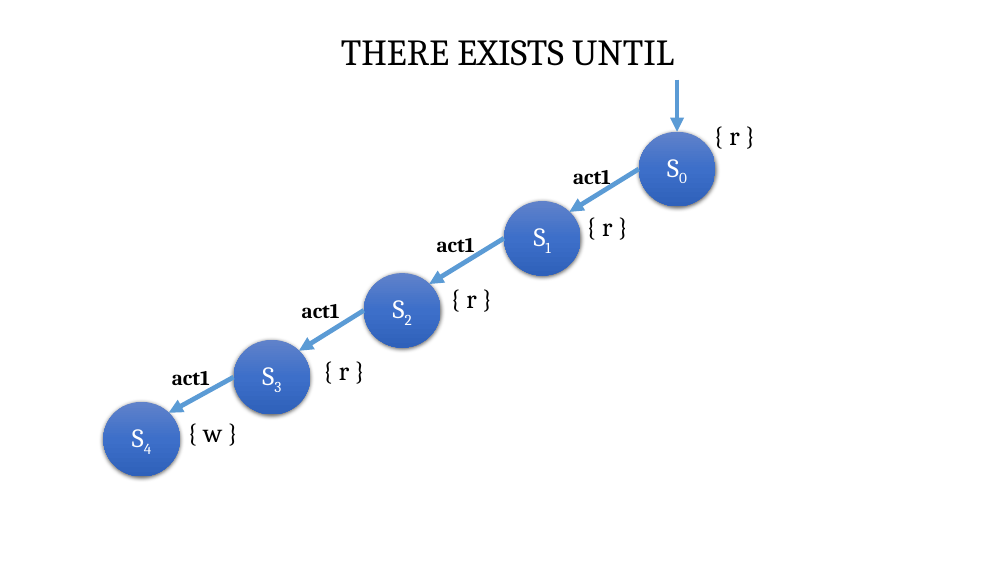
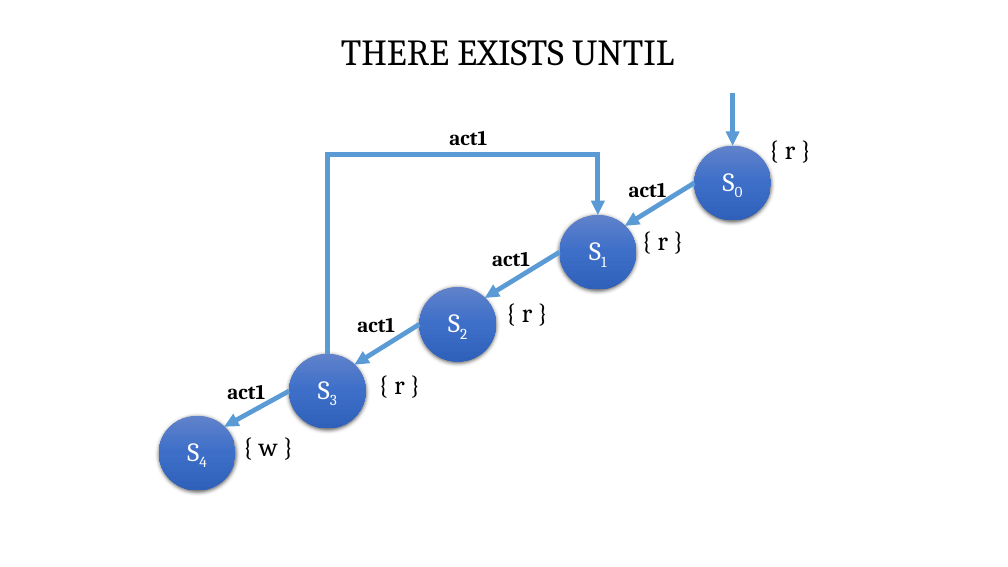
Before and after one commit to influxious/mc, a slide deck: slide 17 of Model_Diagrams.pptx. Drawn at 1008x567 pixels with LibreOffice and Linux fonts; fonts in the diff are those of the drawing. Boxes give left, top, right and bottom in pixels: in the first picture for what was removed or moved away, otherwise in the second. Text is boxed around its words. In the diff, an @@ line names an element or a change of style, - is before the commit and + after.

```diff
--- a/Model_Diagrams.pptx
+++ b/Model_Diagrams.pptx
@@ text added at (449,131,487,145), 20 pt, text #000000, bold @@
+act1
@@ elbow arrow added from (327, 354) to (598, 215), #5B9BD5 4.5 pt @@
@@ 9 texts, 5 ellipses, 5 arrows: place and size @@
-9 texts, 5 ellipses, 5 arrows at (104,79,739,477)
+9 texts, 5 ellipses, 5 arrows at (159,94,795,491)
```
Also in this commit, not shown: 1 other slide changed, 6 slides added.
